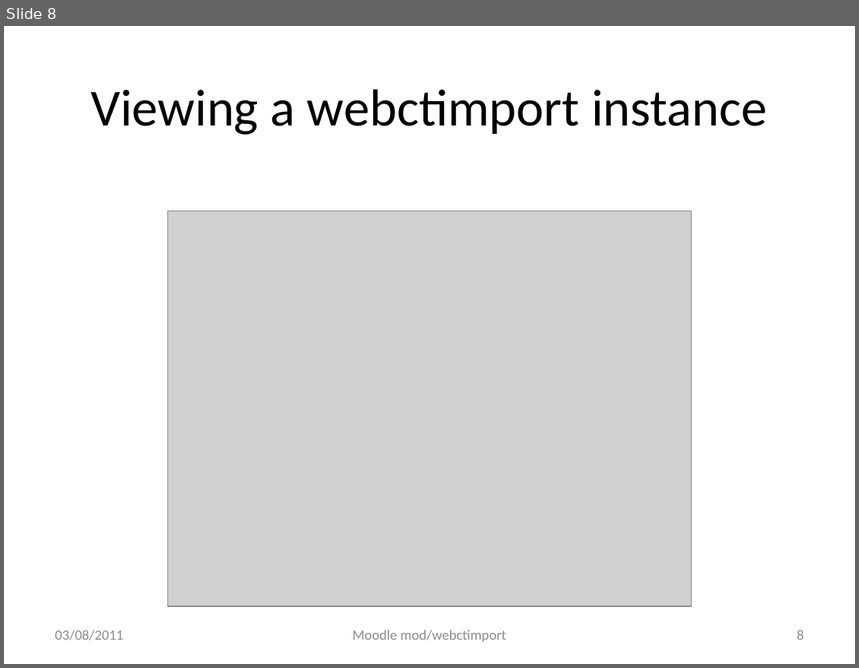
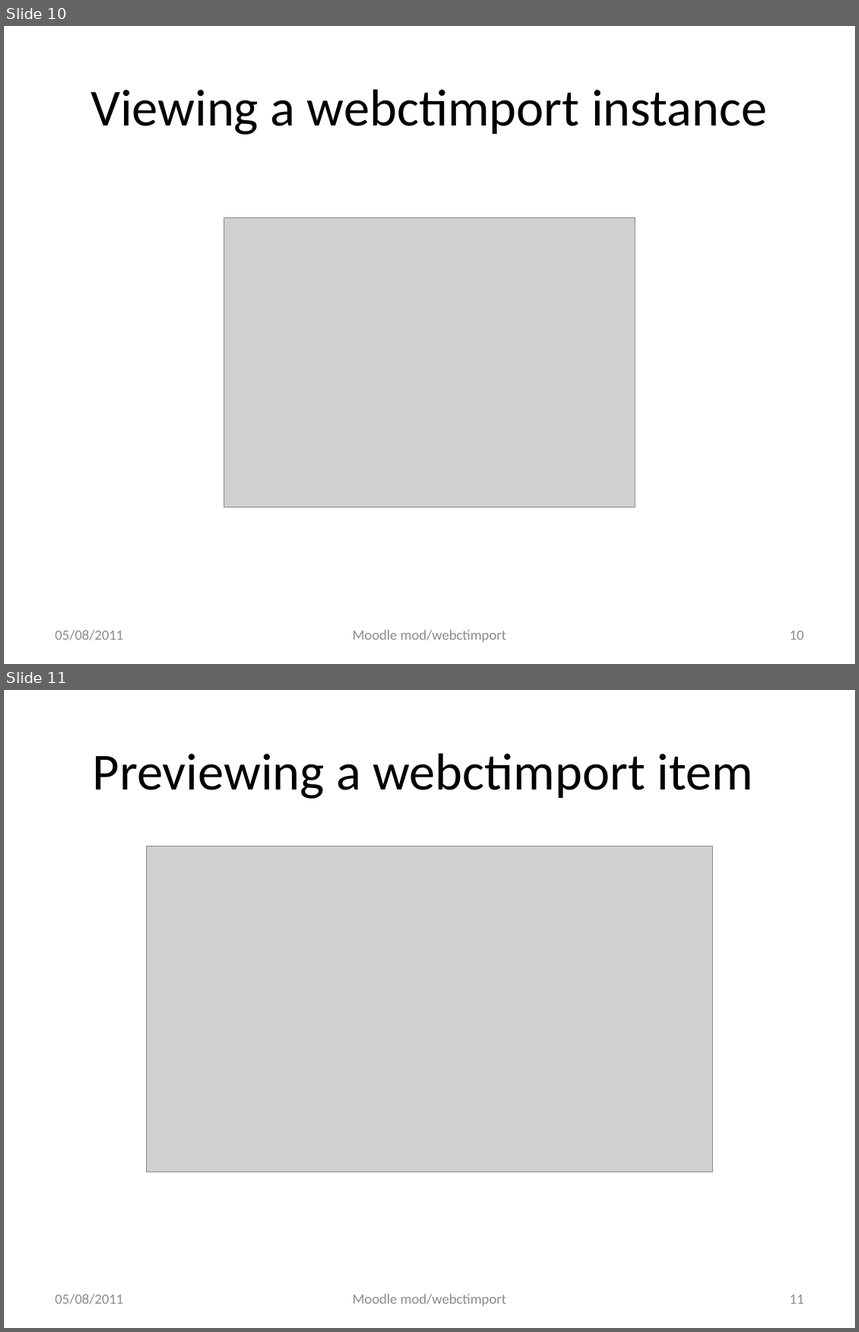
Before and after one commit to cgreenhalgh/mod_webctimport, a slide deck: docs/readme_development.pptx. Shown one above the other, each under a label of ours: slide 8 before the commit, slides 10 and 11 after it. The pictures are 859x668 and 859x1332 pixels, drawn with LibreOffice and Linux fonts; fonts in the diff are those of the drawing; grey boxes stand for pictures. Boxes give left, top, right and bottom in pixels: in the first picture for what was removed or moved away, otherwise in the second. Text is boxed around its words. In the diff, an @@ line names an element or a change of style, - is before the commit and + after.

Commit message:
updated documentation to reflect initial import stuff to moodle files

```diff
--- a/docs/readme_development.pptx
+++ b/docs/readme_development.pptx
@@ slide 11 added at [4,690,855,1328], background #FFFFFF @@
@@ title added at [93,753,754,799], 44 pt, text #000000 @@
+Previewing a webctimport item
@@ picture added at [146,847,712,1173] @@
@@ text added at [55,1294,123,1305], 12 pt, text #8C8C8C @@
+05/08/2011
@@ text added at [353,1294,506,1306], 12 pt, text #8C8C8C @@
+Moodle mod/webctimport
@@ page number added at [790,1295,804,1304], 12 pt, text #8C8C8C @@
+11
@@ what was slide 8 is now slide 10 @@
@@ slide 10 changed as well @@
@@ picture: place and size @@
-picture at [167,211,691,607]
+picture at [224,218,636,507]
@@ text at [55,630,123,641]: text changed @@
-03/08/2011
+05/08/2011
@@ page number at [790,631,804,640]: text changed @@
-8
+10
```
Also in this commit, not shown: 25 other slides changed, 3 other slides added, 7 other files.
